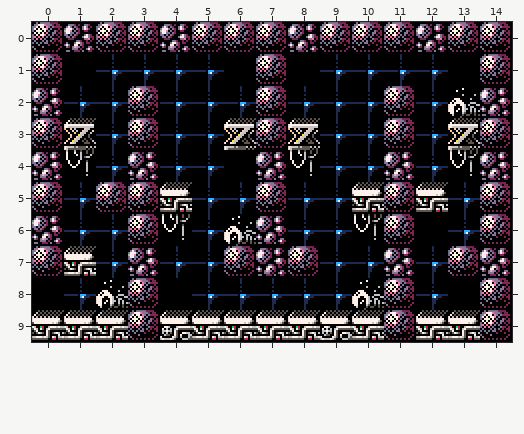
One commit to this Tiled map (JSON): maps/map9.json. Above, as it was before the edit.
Cells are 16x16 px. Shown: x 0..14, y 0..9.
Once edited:
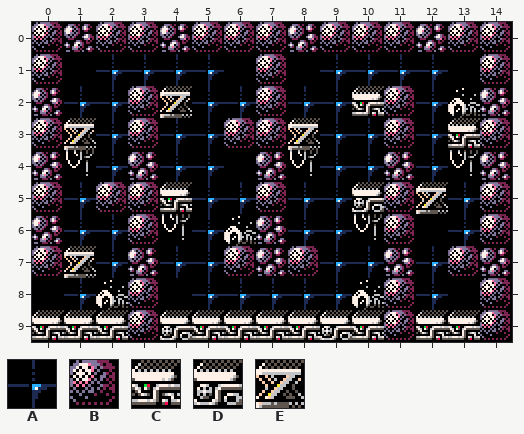
Key: from "tileset": A 0 "T0", B 16 "T16", C 27 "T27", D 28 "T28", E 40 "T40".
_ is an empty cell.
The exact change:
Layer "Capa de patrones 1":
The author changed tile E to tile B in row 3 at x 6.
The author changed tile A to tile C in row 2 at x 10.
The author changed tile E to tile C in row 3 at x 13.
The author changed tile C to tile D in row 5 at x 10.
The author changed tile A to tile E in row 2 at x 4.
The author changed tile C to tile E in row 5 at x 12; in row 7 at x 1.
Pixel boxes of the changes (left, top, right, bottom) in both pictures:
changed: (160, 86, 192, 118)
changed: (352, 86, 384, 118)
changed: (224, 118, 256, 150)
changed: (448, 120, 480, 150)
changed: (352, 184, 384, 212)
changed: (416, 184, 448, 214)
changed: (64, 248, 96, 278)
